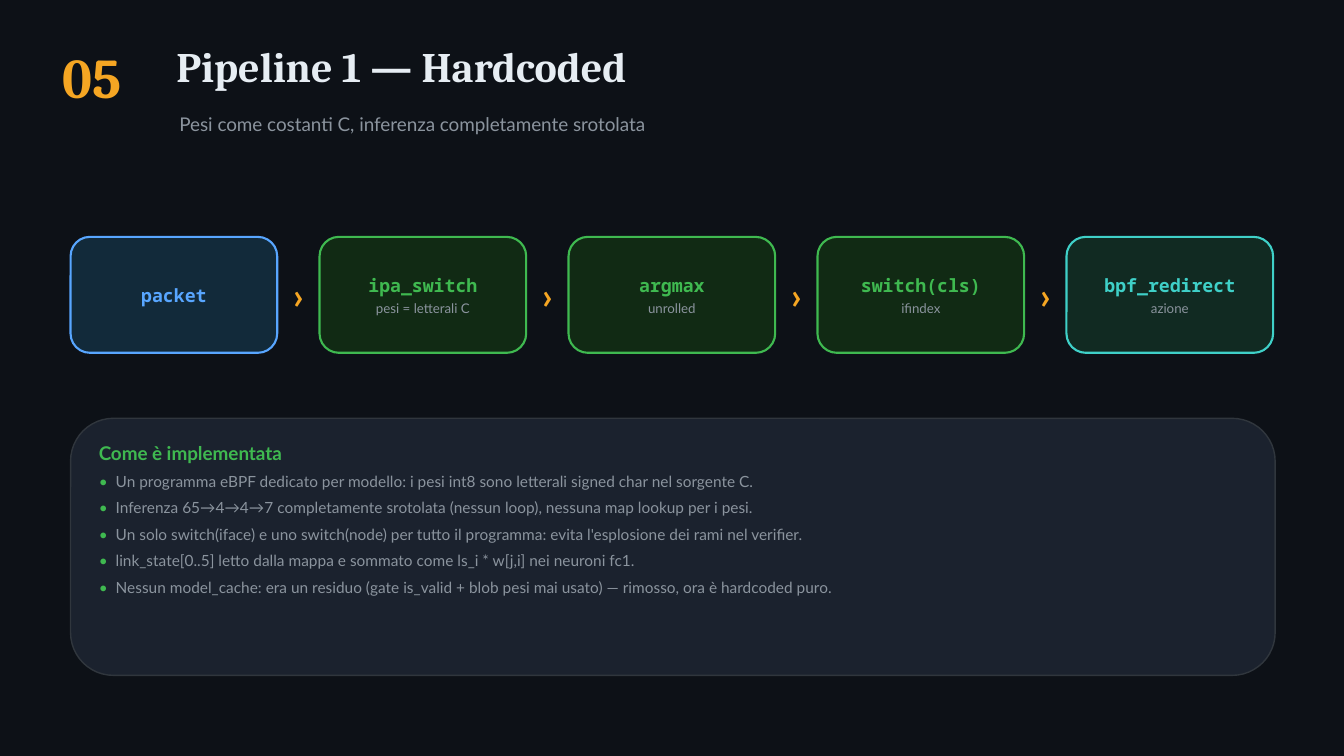
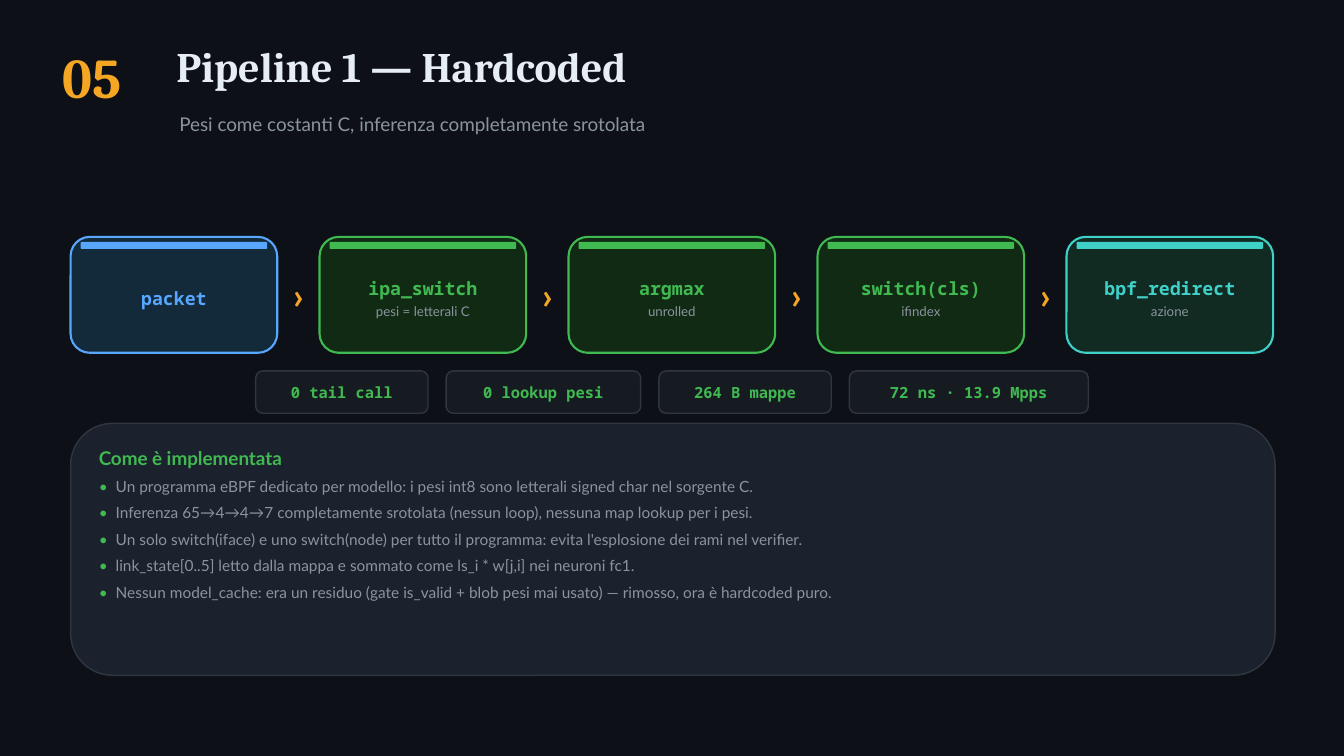
Before and after one commit to ettore-cantile/ipa_lab, a slide deck: slide 6 of docs/IPA_eBPF_pipelines.pptx. Drawn at 1344x756 pixels with LibreOffice and Linux fonts; fonts in the diff are those of the drawing. Boxes give left, top, right and bottom in pixels: in the first picture for what was removed or moved away, otherwise in the second. Text is boxed around its words. In the diff, an @@ line names an element or a change of style, - is before the commit and + after.

Commit message:
docs: polish pipeline diagrams (HTML + deck)
- Redesign the HTML pipeline flow diagrams: horizontal node-based layout with
  colored top-accent bars, mono type labels, labelled chevron connectors, and a
  per-pipeline 'cost strip' of pills (tail calls / weight lookups / map memory /
  latency) that makes the perf-vs-flexibility trade-off visible at a glance
  (P1 all-green, P3 all-red).
- Deck: add top-accent bars to pipeline nodes and a matching cost strip under
  each of the three pipeline slides.

```diff
--- a/docs/IPA_eBPF_pipelines.pptx
+++ b/docs/IPA_eBPF_pipelines.pptx
@@ rounded rectangle added at box(81, 242, 267, 249), fill #58A6FF @@
@@ rounded rectangle added at box(330, 242, 516, 249), fill #3FB950 @@
@@ rounded rectangle added at box(579, 242, 765, 249), fill #3FB950 @@
@@ rounded rectangle added at box(828, 242, 1014, 249), fill #3FB950 @@
@@ rounded rectangle added at box(1077, 242, 1263, 249), fill #3FD0C8 @@
@@ rounded rectangle added at box(256, 371, 429, 413), fill #161B22, outline #30363D 1 pt @@
@@ text added at box(291, 386, 393, 398), 11 pt, text #3FB950, bold @@
+0 tail call
@@ rounded rectangle added at box(447, 371, 641, 413), fill #161B22, outline #30363D 1 pt @@
@@ text added at box(483, 386, 603, 402), 11 pt, text #3FB950, bold @@
+0 lookup pesi
@@ rounded rectangle added at box(659, 371, 832, 413), fill #161B22, outline #30363D 1 pt @@
@@ text added at box(694, 387, 796, 402), 11 pt, text #3FB950, bold @@
+264 B mappe
@@ rounded rectangle added at box(850, 371, 1089, 413), fill #161B22, outline #30363D 1 pt @@
@@ text added at box(890, 387, 1047, 402), 11 pt, text #3FB950, bold @@
+72 ns · 13.9 Mpps
@@ rounded rectangle: place and size @@
-rounded rectangle at box(71, 418, 1275, 676)
+rounded rectangle at box(71, 423, 1275, 676)
@@ text "Come è implementata": place and size @@
-text "Come è implementata" at box(99, 446, 832, 596)
+text "Come è implementata" at box(99, 451, 832, 601)
```
Also in this commit, not shown: 5 other slides changed, 1 other file.
